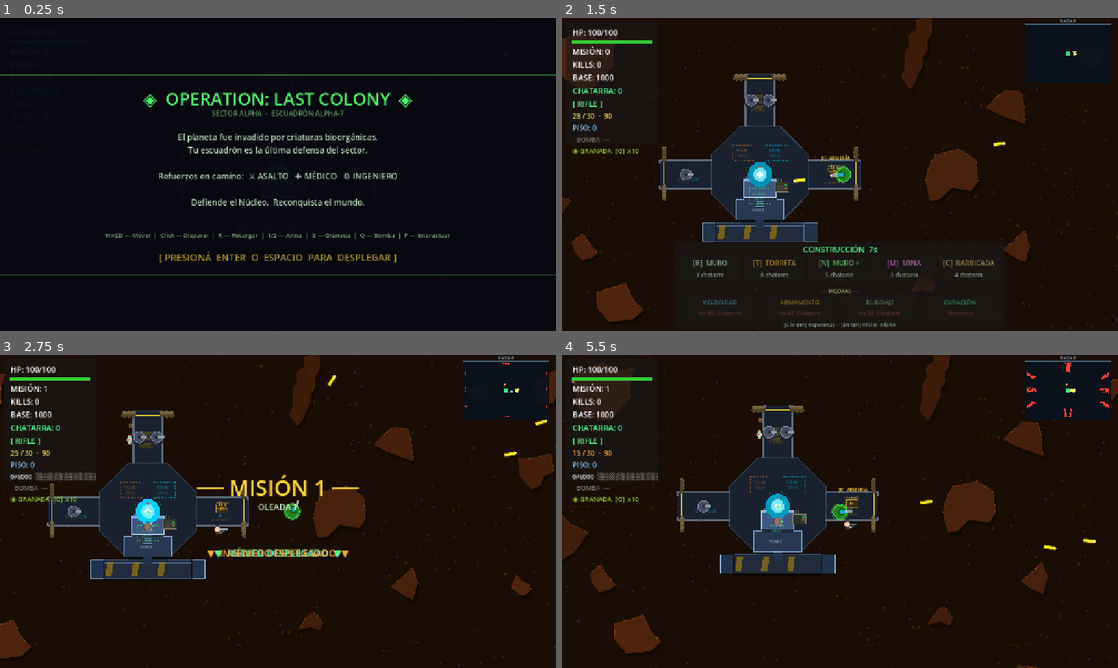
Above: before the commit, frames 1-4 (two rows, left to right).
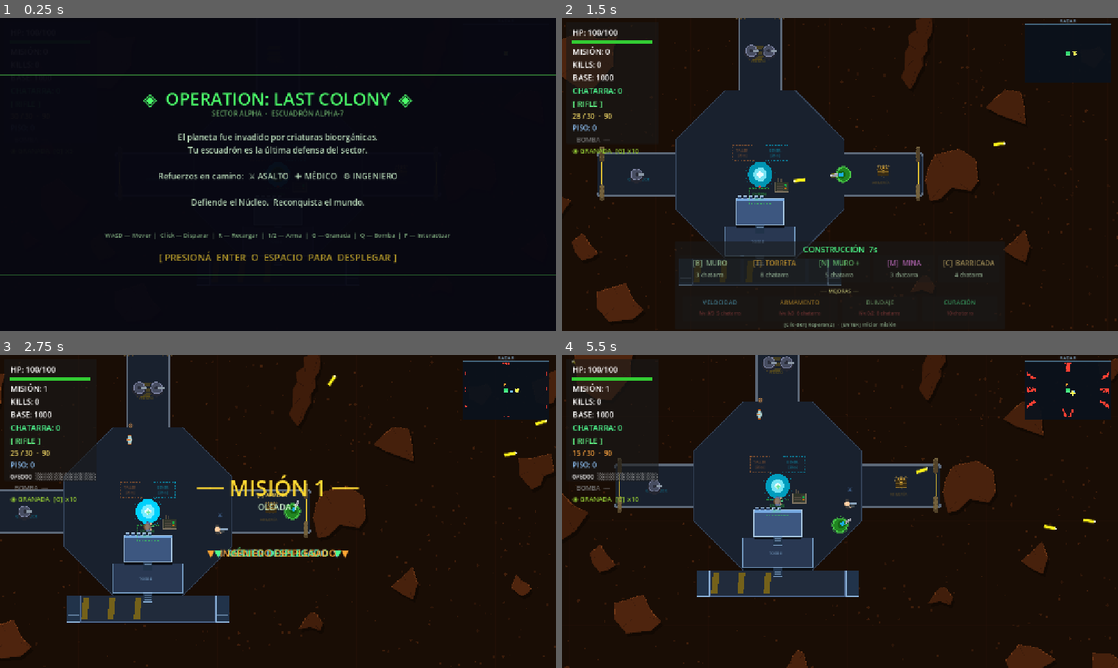
Above: after the commit, the same moments.

Repository: enriquecordero/last-colony
Game: Godot game, scene res://scenes/main.tscn
Same seed, same stepped clock (60 frames per second), same inputs: the game is played once before the commit and once after it. This scene is started directly instead of the project's main scene.
Inputs (mouse positions are in pixels of both pictures, inside the frame that each line leads up to):
- Up to frame 1 (0.25 s): no input
- Up to frame 2 (1.5 s): tap Enter at 0.5 s; move the mouse to (962, 158) at 0.52 s; hold Right (ui_right) 0.53-1.25 s; tap F at 0.6 s; click (962, 158) at 0.67 s; tap Space at 0.77 s; drag from (728, 190) to (945, 152) at 1.27 s
- Up to frame 3 (2.75 s): move the mouse to (333, 442) at 2.02 s; hold Right (ui_right) from 2.03 s (still down); tap Enter at 2.1 s; click (333, 442) at 2.17 s
- Up to frame 4 (5.5 s): release Right (ui_right) at 2.75 s; drag from (812, 574) to (1073, 455) at 2.77 s; move the mouse to (1006, 558) at 3.52 s; hold Left (ui_left) 3.53-4.25 s; tap B at 3.6 s; click (1006, 558) at 3.67 s; tap Space at 3.77 s; drag from (673, 464) to (1045, 552) at 4.27 s; move the mouse to (867, 511) at 5.02 s; hold Down (ui_down) from 5.03 s (still down); tap N at 5.1 s; click (867, 511) at 5.17 s

The runs differ from the first frame. In frame 2, 14% of the frame differs, in the area x 6-65%, y 0-86%; in frame 3, 15%; in frame 4, 23%, in the area x 0-100%, y 0-100%.
Error before the commit: Cannot call method 'queue_free' on a null value. (res://scripts/main.gd:466)
Error after the commit: Cannot call method 'queue_free' on a null value. (res://scripts/main.gd:470)

Commit message:
Bigger fortress, square build grid, right-click grenade
- OCT_RADIUS 120→210, ARM_LEN 120→180, ARM_W 66→96, SOUTH_W 200→310
  (tower dims scaled proportionally for proper rendering)
- BASE_R 90→160 to match larger fortress footprint
- Build grid snap: 40x20 → 40x40 (square cells, aligns with bg grid)
- Right-click during combat = instant grenade throw at cursor
  (G key still works as toggle mode for precise aiming)

Co-Authored-By: Claude Sonnet 4.6 <noreply@anthropic.com>

Diff:
--- a/scripts/fortress.gd
+++ b/scripts/fortress.gd
@@ -7,15 +7,15 @@
 # enemies can breach them and the engineer has something to repair.
 # ─────────────────────────────────────────────────────────────────────────────
 
-const OCT_RADIUS := 120.0   # center → octagon vertex
-const ARM_W      := 66.0    # corridor width
-const ARM_LEN    := 120.0   # arm length from octagon face to door
-const SOUTH_W    := 200.0   # solid south wall width
-const SOUTH_H    := 44.0    # solid south wall height
-const TOWER_L2_W := 110.0
-const TOWER_L2_H := 48.0
-const TOWER_L3_W := 74.0
-const TOWER_L3_H := 42.0
+const OCT_RADIUS := 210.0   # center → octagon vertex
+const ARM_W      := 96.0    # corridor width
+const ARM_LEN    := 180.0   # arm length from octagon face to door
+const SOUTH_W    := 310.0   # solid south wall width
+const SOUTH_H    := 60.0    # solid south wall height
+const TOWER_L2_W := 160.0
+const TOWER_L2_H := 68.0
+const TOWER_L3_W := 110.0
+const TOWER_L3_H := 60.0
 const STAIR_SIZE := 30.0
 const CORE_R     := 28.0
 
--- a/scripts/main.gd
+++ b/scripts/main.gd
@@ -54,7 +54,7 @@
 const MAP_W    := 2400.0
 const MAP_H    := 1600.0
 const BASE_POS := Vector2(MAP_W * 0.5, MAP_H * 0.5)
-const BASE_R   := 90.0
+const BASE_R   := 160.0
 
 const SPAWN_POINTS := {
 	"N":  Vector2(MAP_W * 0.5,   -55.0),
@@ -404,9 +404,13 @@
 			elif _grenade_mode and _mission_active:
 				_throw_grenade(get_global_mouse_position())
 				get_viewport().set_input_as_handled()
-		elif event.button_index == MOUSE_BUTTON_RIGHT and _build_phase:
-			_repair_nearest()
-			get_viewport().set_input_as_handled()
+		elif event.button_index == MOUSE_BUTTON_RIGHT:
+			if _build_phase:
+				_repair_nearest()
+				get_viewport().set_input_as_handled()
+			elif _mission_active and not _build_mode:
+				_throw_grenade(get_global_mouse_position())
+				get_viewport().set_input_as_handled()
 
 func _unhandled_input(event: InputEvent) -> void:
 	if is_instance_valid(_title_ol):
@@ -1183,7 +1187,7 @@
 	var mp := get_global_mouse_position()
 	preview.position = Vector2(
 		round(mp.x / 40.0) * 40.0,
-		round(mp.y / 20.0) * 20.0)
+		round(mp.y / 40.0) * 40.0)
 
 func shake(strength: float) -> void:
 	_shake = maxf(_shake, strength)
